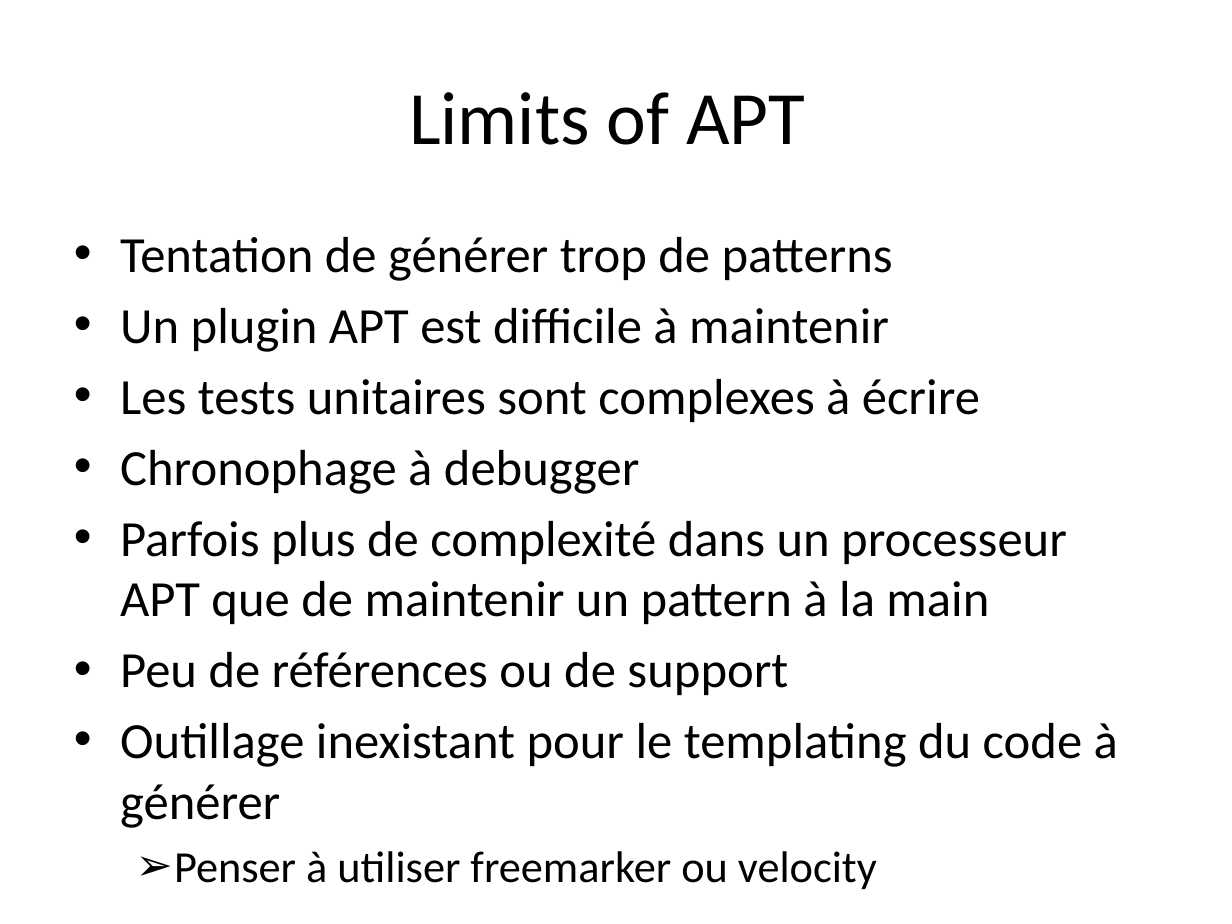
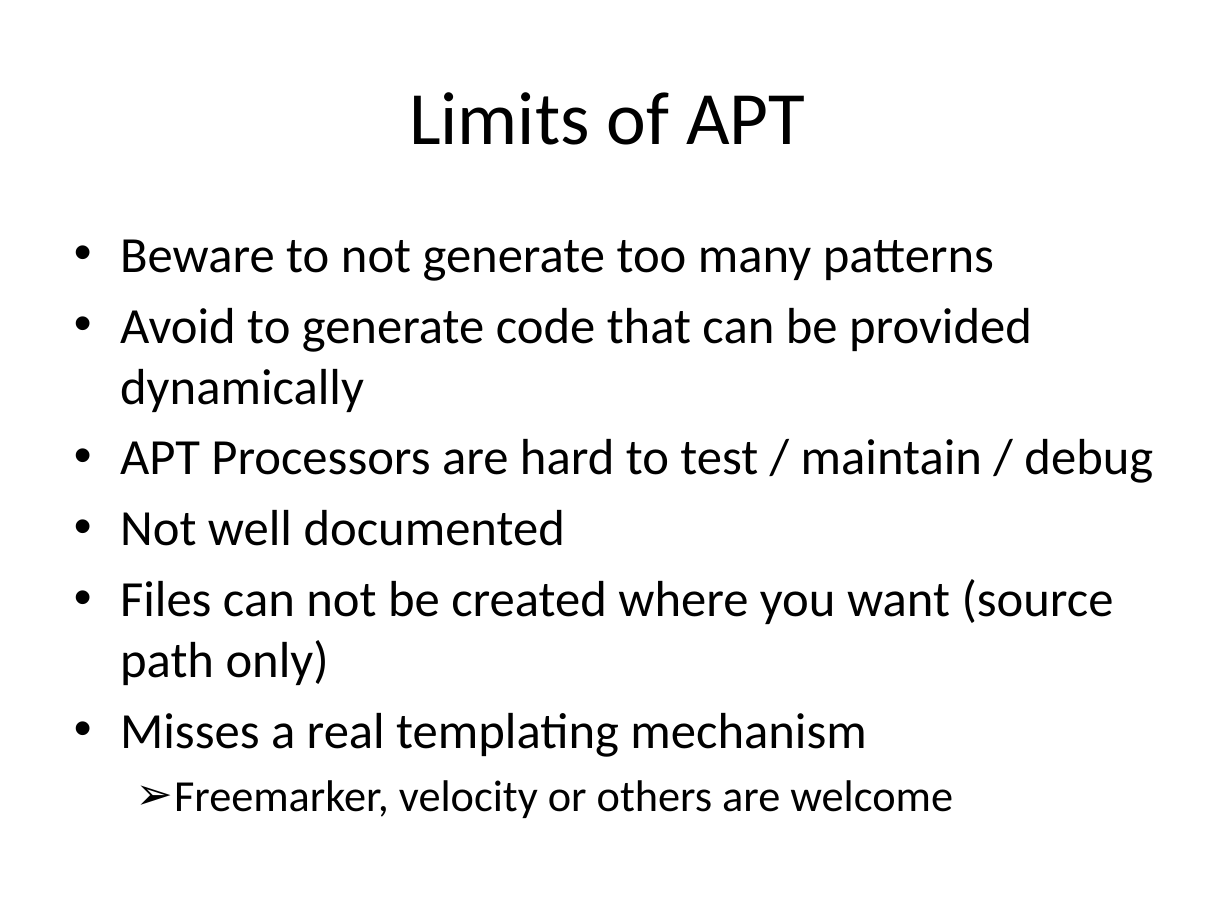
Before and after one commit to dbaeli/ez18n, a slide deck: slide 20 of ez18n-slides/javaone-2012/ez18n_javaone2012.pptx (slide 21 before the commit). Drawn at 1232x924 pixels with LibreOffice and Linux fonts; fonts in the diff are those of the drawing; background and template pictures are left out. Boxes give left, top, right and bottom in pixels: in the first picture for what was removed or moved away, otherwise in the second. Text is boxed around its words. In the diff, an @@ line names an element or a change of style, - is before the commit and + after.

```diff
--- a/ez18n-slides/javaone-2012/ez18n_javaone2012.pptx
+++ b/ez18n-slides/javaone-2012/ez18n_javaone2012.pptx
@@ text at box(120, 239, 1153, 818): text changed @@
-• Tentation de générer trop de patterns
-• Un plugin APT est difficile à maintenir
-• Les tests unitaires sont complexes à écrire
-• Chronophage à debugger
-• Parfois plus de complexité dans un processeur APT que de maintenir un pattern à la main
-• Peu de références ou de support
-• Outillage inexistant pour le templating du code à générer
-  ➢ Penser à utiliser freemarker ou velocity
+• Beware to not generate too many patterns
+• Avoid to generate code that can be provided dynamically
+• APT Processors are hard to test / maintain / debug
+• Not well documented
+• Files can not be created where you want (source path only)
+• Misses a real templating mechanism
+  ➢ Freemarker, velocity or others are welcome
```
Also in this commit, not shown: 5 other slides changed, 2 slides removed.
